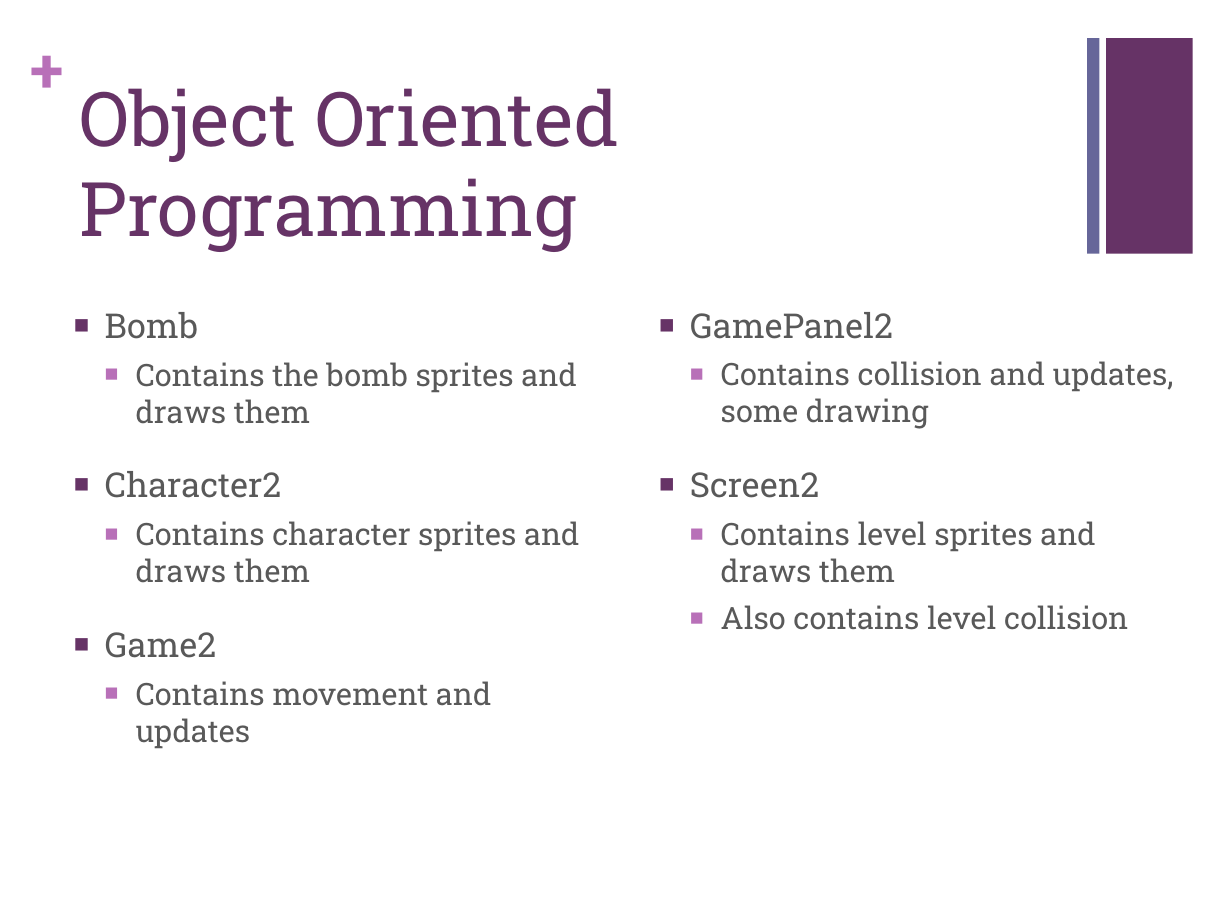
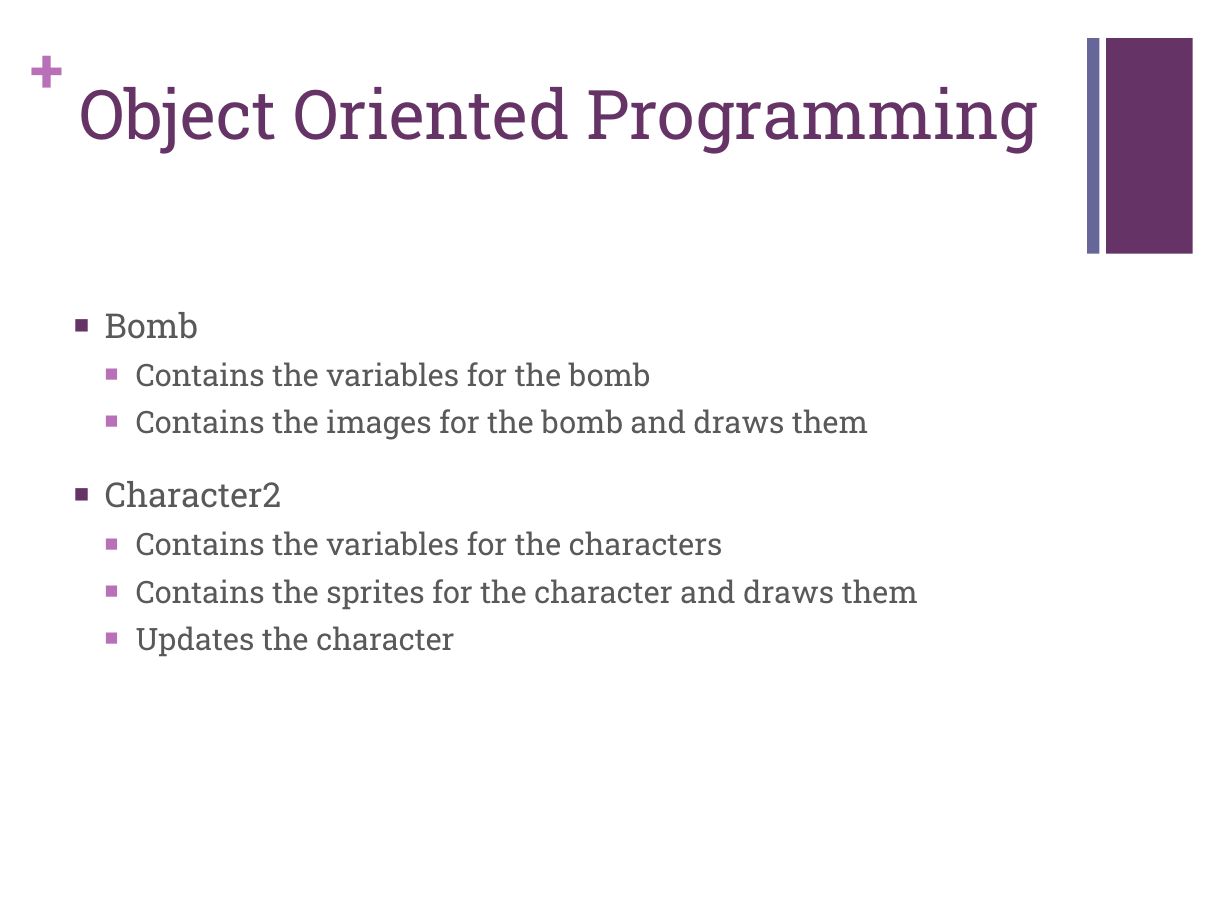
Before and after one commit to juangonzalez/Juan, a slide deck: slide 7 of BomberJuan.pptx (slide 5 before the commit). Drawn at 1232x924 pixels with LibreOffice and Linux fonts; fonts in the diff are those of the drawing. Boxes give left, top, right and bottom in pixels: in the first picture for what was removed or moved away, otherwise in the second. Text is boxed around its words. In the diff, an @@ line names an element or a change of style, - is before the commit and + after.

```diff
--- a/BomberJuan.pptx
+++ b/BomberJuan.pptx
@@ title "Object Oriented Programming" at bbox=[79, 87, 1038, 154]: size 44 to 40 pt @@
@@ text removed at bbox=[690, 312, 1174, 630] @@
-■ GamePanel2
-  ■ Contains collision and updates, some drawing
-■ Screen2
-  ■ Contains level sprites and draws them
-  ■ Also contains level collision
@@ text at bbox=[136, 362, 868, 440]: text changed @@
-  ■ Contains the bomb sprites and draws them
+  ■ Contains the variables for the bomb
+  ■ Contains the images for the bomb and draws them
@@ text at bbox=[136, 531, 918, 657]: text changed @@
-  ■ Contains character sprites and draws them
-■ Game2
-  ■ Contains movement and updates
+  ■ Contains the variables for the characters
+  ■ Contains the sprites for the character and draws them
+  ■ Updates the character
```
Also in this commit, not shown: 5 other slides changed, 3 slides added, 3 other files.
